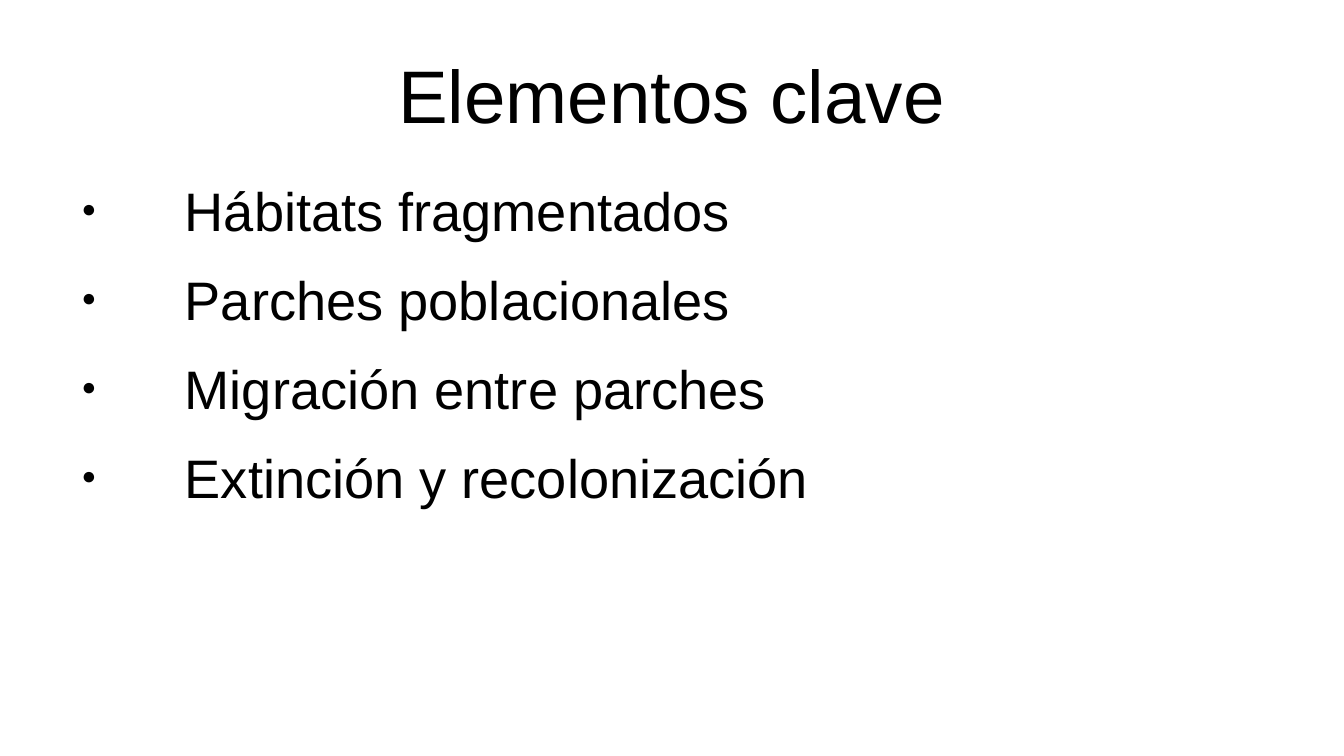
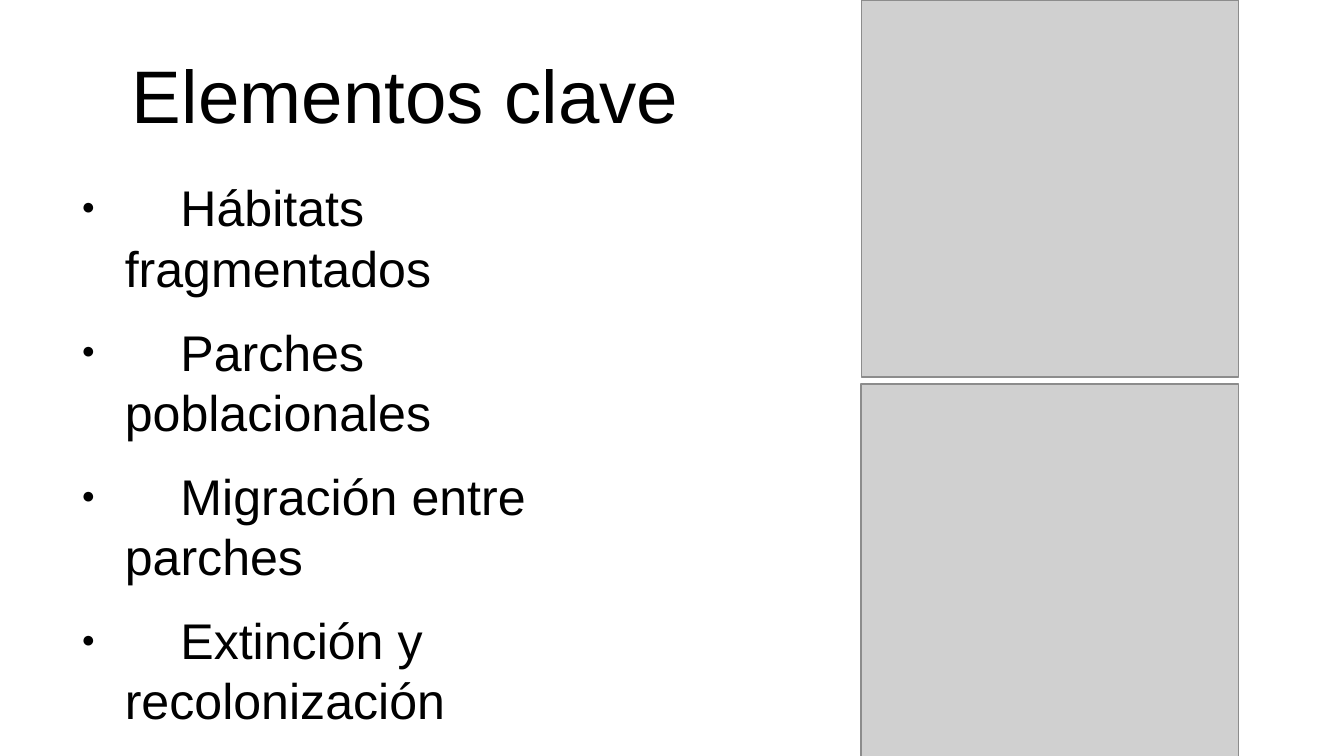
Before and after one commit to gerardommc/Ecologia-Teorica, a slide deck: slide 3 of Metapoblaciones.odp. Drawn at 1344x756 pixels with LibreOffice and Linux fonts; fonts in the diff are those of the drawing; grey boxes stand for pictures. Boxes give left, top, right and bottom in pixels: in the first picture for what was removed or moved away, otherwise in the second. Text is boxed around its words. In the diff, an @@ line names an element or a change of style, - is before the commit and + after.

```diff
--- a/Metapoblaciones.odp
+++ b/Metapoblaciones.odp
@@ picture added at (861, 0, 1238, 377) @@
@@ title "Elementos clave": place and size @@
-title "Elementos clave" at (398, 69, 945, 124)
+title "Elementos clave" at (132, 69, 678, 124)
@@ text "Hábitats fragmentados" at (125, 189, 526, 720): size 32 to 29.6 pt @@
@@ picture added at (861, 384, 1238, 756) @@
```
Also in this commit, not shown: 9 other slides changed, 20 other files.
